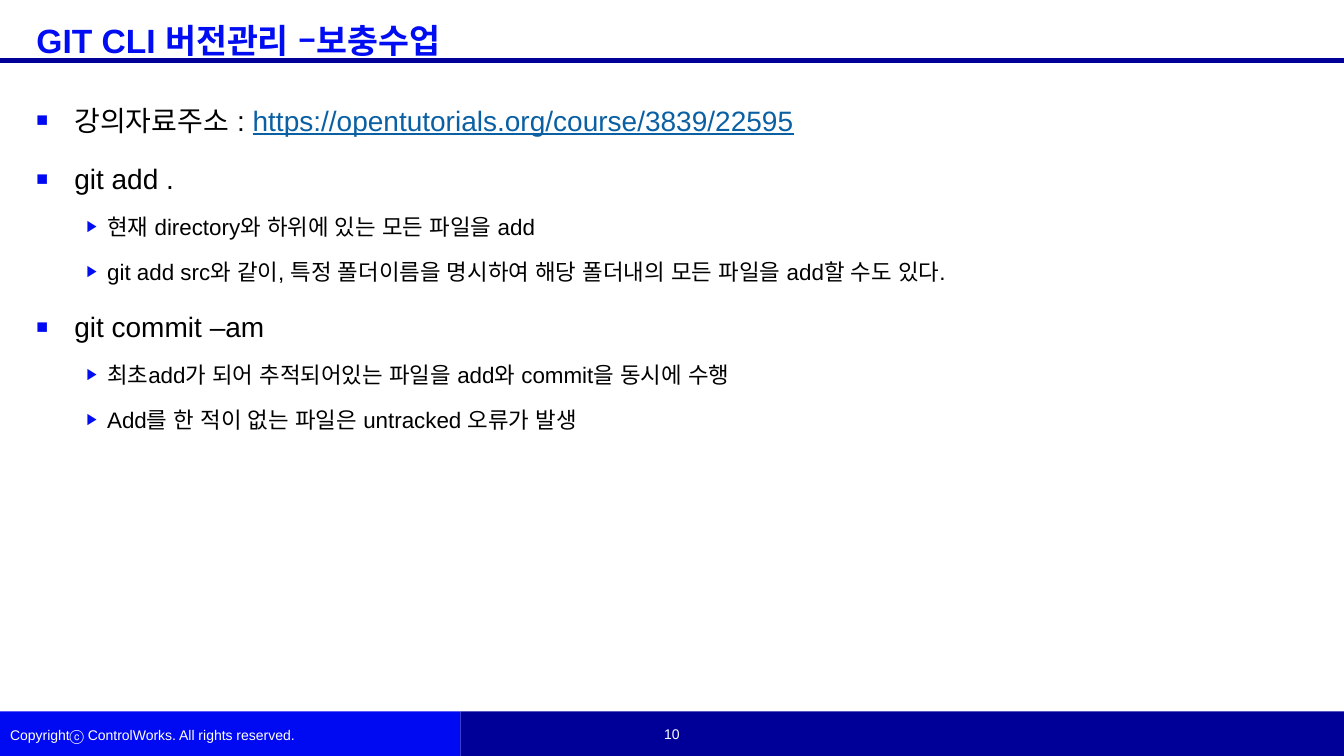
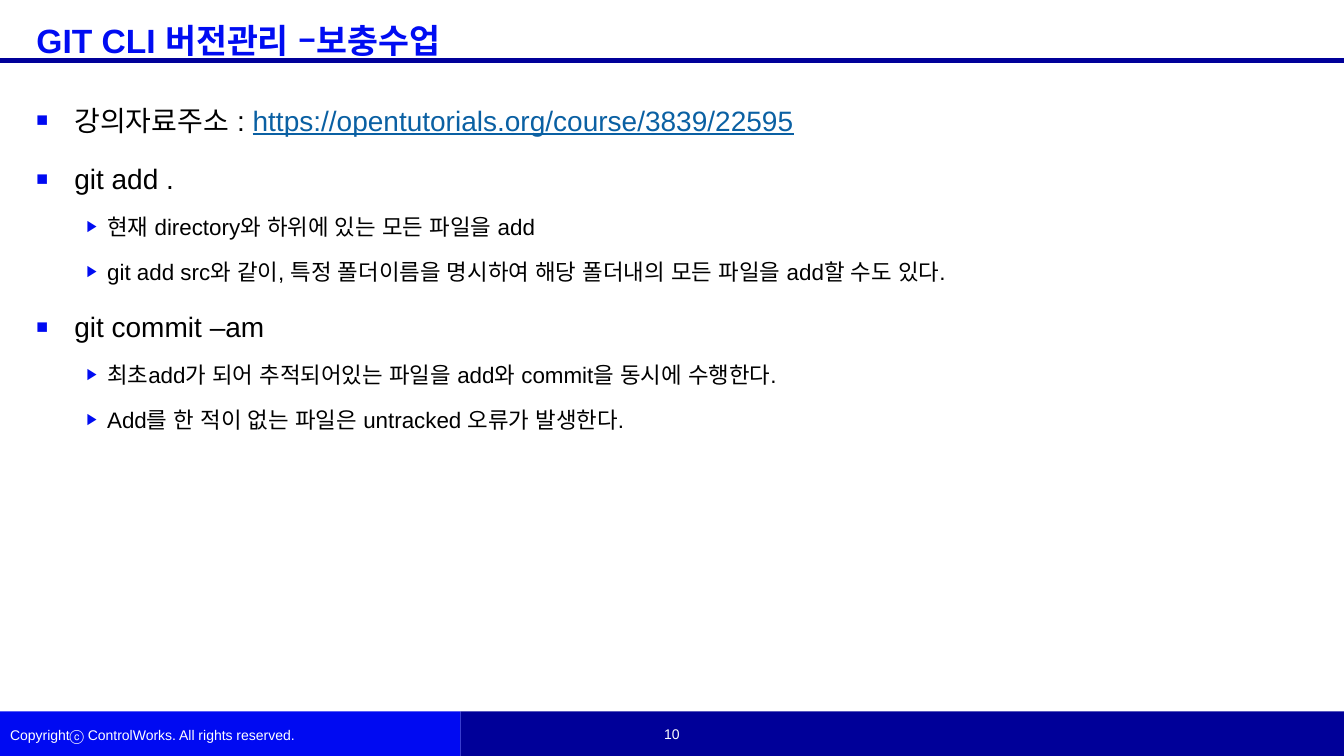
Before and after one commit to woojinKwon/kwj6355, a slide deck: slide 11 of 권우진 학생 자료.pptx. Drawn at 1344x756 pixels with LibreOffice and Linux fonts; fonts in the diff are those of the drawing; background and template pictures are left out. Boxes give left, top, right and bottom in pixels: in the first picture for what was removed or moved away, otherwise in the second. Text is boxed around its words. In the diff, an @@ line names an element or a change of style, - is before the commit and + after.

```diff
--- a/권우진 학생 자료.pptx
+++ b/권우진 학생 자료.pptx
@@ text at box(107, 364, 776, 430): text changed @@
-  ▶ 최초add가 되어 추적되어있는 파일을 add와 commit을 동시에 수행
-  ▶ Add를 한 적이 없는 파일은 untracked 오류가 발생
+  ▶ 최초add가 되어 추적되어있는 파일을 add와 commit을 동시에 수행한다.
+  ▶ Add를 한 적이 없는 파일은 untracked 오류가 발생한다.
```
Also in this commit, not shown: 3 other slides changed, 2 slides added, 1 other file.
